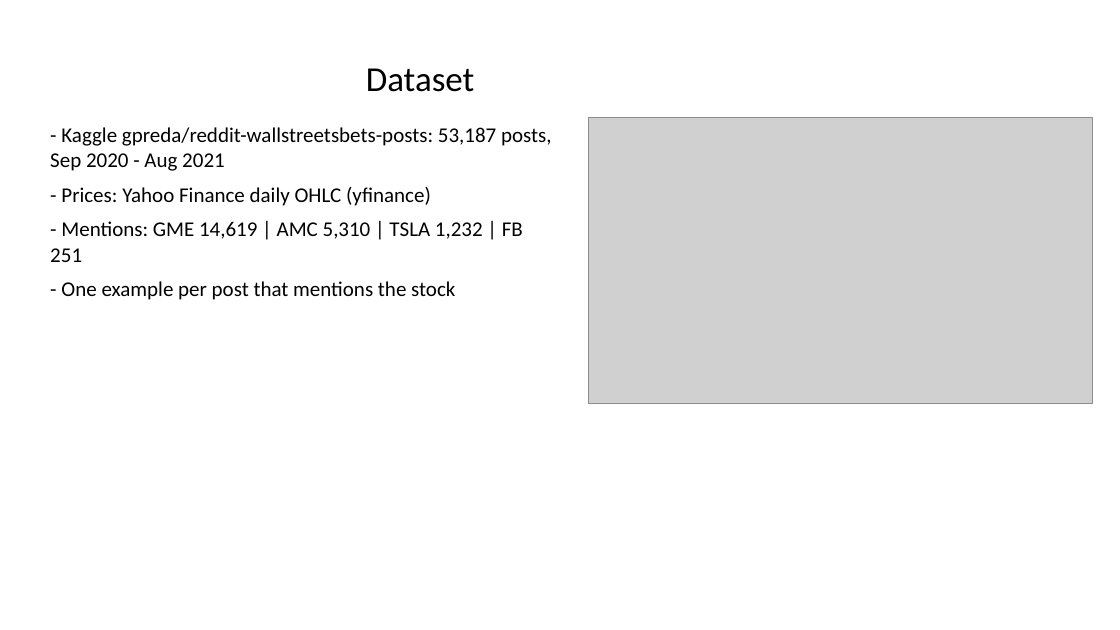
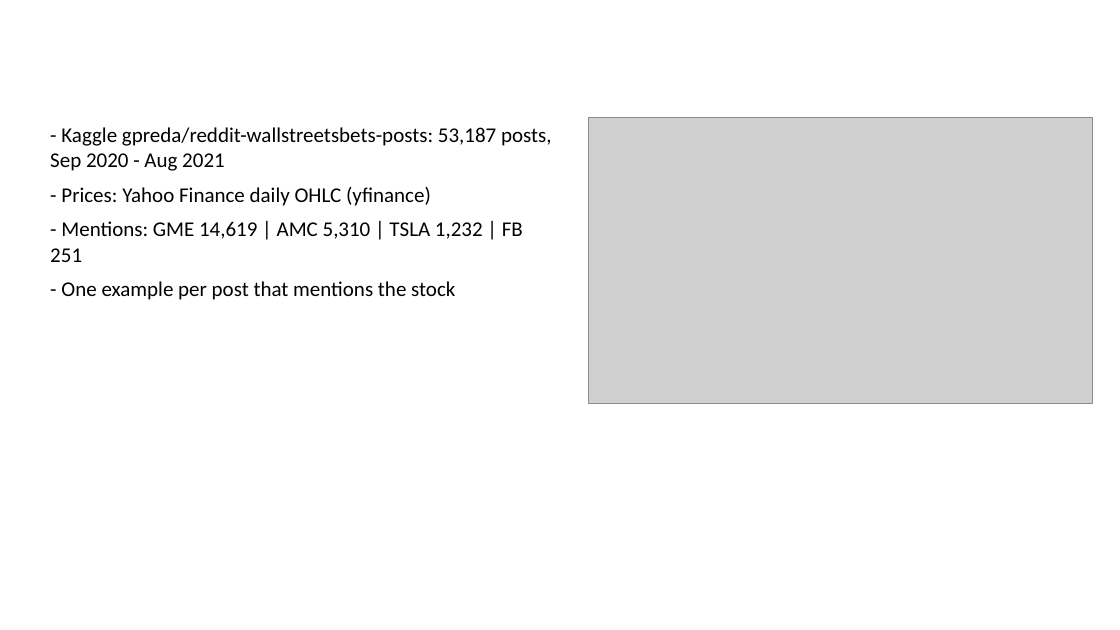
Before and after one commit to Prithvi-Aithal/wsb-market-prediction, a slide deck: slide 3 of docs/presentation.pptx. Drawn at 1120x630 pixels with LibreOffice and Linux fonts; fonts in the diff are those of the drawing; grey boxes stand for pictures. Boxes give left, top, right and bottom in pixels: in the first picture for what was removed or moved away, otherwise in the second. Text is boxed around its words. In the diff, an @@ line names an element or a change of style, - is before the commit and + after.

```diff
--- a/docs/presentation.pptx
+++ b/docs/presentation.pptx
@@ title removed at <box>366,68,475,92</box> @@
-Dataset
```
Also in this commit, not shown: 11 other slides changed, 2 slides added, 2 slides removed, 5 other files.
